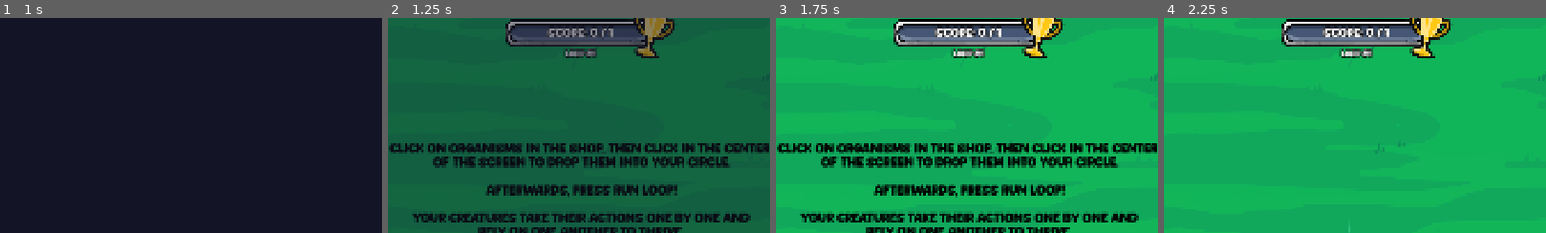
Above: before the commit, frames 1-4 (left to right).
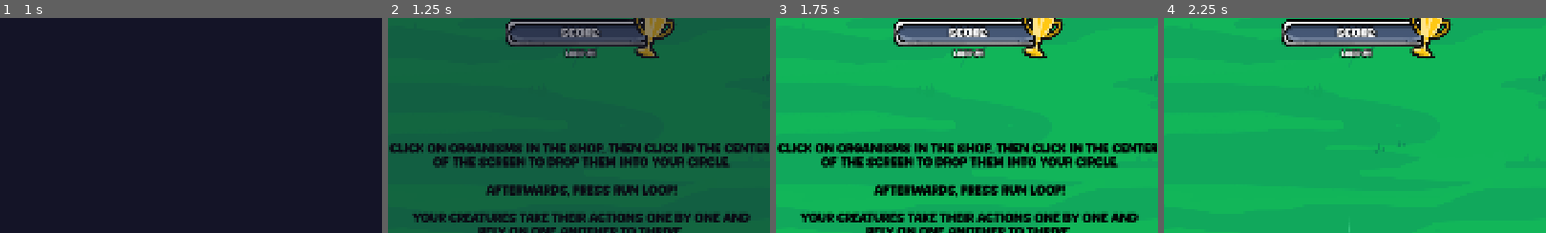
Above: after the commit, the same moments.

Repository: elliotfontaine/gmtk-2025-submission
Game: Godot game, scene res://scenes/main_menu.tscn
Two runs of this game, one before a commit and one after it. Both use one fixed random seed, a clock stepped at 60 frames per second and the inputs below. The engine's default icon, where the game draws it, is replaced by a stand-in: a white triangle on a blue panel in a dark square.
Inputs (mouse positions are % of the whole screen's width and height, from its top left):
- Up to frame 1 (1 s): click "play" at 0.5 s
- Up to frame 2 (1.25 s): no input
- Up to frame 3 (1.75 s): click "Run Loop" at 1.25 s
- Up to frame 4 (2.25 s): click (8, 48) at 2 s
The pictures show only the part of the screen within x 38-88%, y 4-54%; the shares and areas given below are measured in that part.

Frame 1 is identical in both runs. In frame 2, 0.5% of the frame differs, in the area x 41-59%, y 4-9%; in frame 3, 0.7%, in the area x 41-59%, y 3-11%; in frame 4, 0.7%.

Commit message:
score lerp and refactor

Diff:
--- /dev/null
+++ b/scenes/score_bar_container.gd
@@ -0,0 +1,39 @@
+extends CenterContainer
+class_name ScoreBarContainer
+
+@export var score_current :int:
+	set(val):
+		score_current = val
+		_update_display()
+
+@export var score_target :int:
+	set(val):
+		score_target = val
+		_update_display()
+
+var score_display :float
+
+@onready var progress_bar_score: ProgressBar = %ProgressBarScore
+@onready var label_score: Label = %LabelScore
+@onready var animation_player_score_bar: AnimationPlayer = %AnimationPlayerScoreBar
+
+func _update_display() -> void:
+	progress_bar_score.max_value = score_target
+	#label_score.text = "SCORE: %s / %s" % [score_current, score_target]
+	#progress_bar_score.value = score_current
+
+	if score_current >= score_target and score_current != 0:
+		if animation_player_score_bar.assigned_animation not in [&"winning", &"winning_idle"]:
+			animation_player_score_bar.play(&"winning")
+			animation_player_score_bar.queue(&"winning_idle")
+	else:
+		animation_player_score_bar.play(&"RESET", 0.5)
+
+func _process(delta: float) -> void:
+	if score_display != score_current:
+
+		#score_display = score_current
+		score_display = lerp(score_display, float(score_current), 5.0 * delta)
+
+		label_score.text = "SCORE: %s / %s" % [int(score_display), score_target]
+		progress_bar_score.value = int(score_display)
--- a/scenes/world.gd
+++ b/scenes/world.gd
@@ -23,9 +23,7 @@
 
 @onready var camera: Camera2D = %Camera2D
 @onready var floating_creature: Sprite2D = %FloatingCreature
-@onready var label_score: Label = %LabelScore
 @onready var creature_card: CreatureCard = %CreatureCard
-@onready var progress_bar_score: ProgressBar = %ProgressBarScore
 @onready var sfx_player: AudioStreamPlayer = $SFX_Player
 @onready var initial_camera_zoom: float = camera.zoom.x
 @onready var currency_count: Label = %CurrencyCount
@@ -39,7 +37,7 @@
 @onready var labelprevscore: Label = %Labelprevscore
 @onready var h_box_tutorial: HBoxContainer = %HBoxTutorial
 @onready var settings_menu: Control = %SettingsMenu
-@onready var animation_player_score_bar: AnimationPlayer = %AnimationPlayerScoreBar
+@onready var score_bar_container: ScoreBarContainer = %ScoreBarContainer
 
 
 ##placeholder system: length of wait times
@@ -693,7 +691,7 @@
 		labelprevscore.hide()
 	score_current = 0
 	score_target = level * 1 * maxi(level / 3.0, 1) + maxi(0, (level - 2) * 3)
-	progress_bar_score.max_value = score_target
+	score_bar_container.score_target = score_target
 	update_score_display()
 
 	shop_panel.level = level
@@ -702,14 +700,7 @@
 	shop_panel.populate_shop()
 
 func update_score_display() -> void:
-	label_score.text = "SCORE: %s / %s" % [score_current, score_target]
-	progress_bar_score.value = score_current # would be nice to add some lerp to this
-	if score_current >= score_target and score_current != 0:
-		if animation_player_score_bar.assigned_animation not in [&"winning", &"winning_idle"]:
-			animation_player_score_bar.play(&"winning")
-			animation_player_score_bar.queue(&"winning_idle")
-	else:
-		animation_player_score_bar.play(&"RESET", 0.5)
+	score_bar_container.score_current = score_current
 
 #endregion
 
--- a/scenes/world.tscn
+++ b/scenes/world.tscn
@@ -12,6 +12,7 @@
 [ext_resource type="AudioStream" uid="uid://dm5knn6xtsp0n" path="res://assets/audio/sfx/buttons/Click.wav" id="5_w7kh3"]
 [ext_resource type="Texture2D" uid="uid://t4yejuuqutgx" path="res://assets/sprites/ui/money.png" id="8_4mrxx"]
 [ext_resource type="Script" uid="uid://csi3rjnr5grfn" path="res://audio/sound_button.gd" id="10_e3hyu"]
+[ext_resource type="Script" uid="uid://ba8ferkc52442" path="res://scenes/score_bar_container.gd" id="11_7t5mc"]
 [ext_resource type="Texture2D" uid="uid://bpp6y6nm6gyvg" path="res://assets/sprites/ui/large_trophy.png" id="11_dss4m"]
 [ext_resource type="Script" uid="uid://ery8xjes8428" path="res://audio/sound_texture_button.gd" id="11_jhx03"]
 [ext_resource type="Texture2D" uid="uid://ox3x837kbn5s" path="res://assets/sprites/ui/settings_button.png" id="11_o8fc1"]
@@ -23,7 +24,7 @@
 tracks/0/type = "value"
 tracks/0/imported = false
 tracks/0/enabled = true
-tracks/0/path = NodePath("MarginContainer/HBoxContainer/VBoxContainer/ScoreContainer/Sprite2D:rotation")
+tracks/0/path = NodePath("MarginContainer/HBoxContainer/VBoxContainer/ScoreBarContainer/Sprite2D:rotation")
 tracks/0/interp = 1
 tracks/0/loop_wrap = true
 tracks/0/keys = {
@@ -35,7 +36,7 @@
 tracks/1/type = "value"
 tracks/1/imported = false
 tracks/1/enabled = true
-tracks/1/path = NodePath("MarginContainer/HBoxContainer/VBoxContainer/ScoreContainer/Sprite2D:position")
+tracks/1/path = NodePath("MarginContainer/HBoxContainer/VBoxContainer/ScoreBarContainer/Sprite2D:position")
 tracks/1/interp = 1
 tracks/1/loop_wrap = true
 tracks/1/keys = {
@@ -52,7 +53,7 @@
 tracks/0/type = "value"
 tracks/0/imported = false
 tracks/0/enabled = true
-tracks/0/path = NodePath("MarginContainer/HBoxContainer/VBoxContainer/ScoreContainer/Sprite2D:rotation")
+tracks/0/path = NodePath("MarginContainer/HBoxContainer/VBoxContainer/ScoreBarContainer/Sprite2D:rotation")
 tracks/0/interp = 1
 tracks/0/loop_wrap = true
 tracks/0/keys = {
@@ -64,7 +65,7 @@
 tracks/1/type = "value"
 tracks/1/imported = false
 tracks/1/enabled = true
-tracks/1/path = NodePath("MarginContainer/HBoxContainer/VBoxContainer/ScoreContainer/Sprite2D:position")
+tracks/1/path = NodePath("MarginContainer/HBoxContainer/VBoxContainer/ScoreBarContainer/Sprite2D:position")
 tracks/1/interp = 1
 tracks/1/loop_wrap = true
 tracks/1/keys = {
@@ -82,7 +83,7 @@
 tracks/0/type = "value"
 tracks/0/imported = false
 tracks/0/enabled = true
-tracks/0/path = NodePath("MarginContainer/HBoxContainer/VBoxContainer/ScoreContainer/Sprite2D:rotation")
+tracks/0/path = NodePath("MarginContainer/HBoxContainer/VBoxContainer/ScoreBarContainer/Sprite2D:rotation")
 tracks/0/interp = 1
 tracks/0/loop_wrap = true
 tracks/0/keys = {
@@ -94,7 +95,7 @@
 tracks/1/type = "value"
 tracks/1/imported = false
 tracks/1/enabled = true
-tracks/1/path = NodePath("MarginContainer/HBoxContainer/VBoxContainer/ScoreContainer/Sprite2D:position")
+tracks/1/path = NodePath("MarginContainer/HBoxContainer/VBoxContainer/ScoreBarContainer/Sprite2D:position")
 tracks/1/interp = 1
 tracks/1/loop_wrap = true
 tracks/1/keys = {
@@ -239,12 +240,14 @@
 mouse_filter = 2
 theme_override_constants/separation = 6
 
-[node name="ScoreContainer" type="CenterContainer" parent="UI/MarginContainer/HBoxContainer/VBoxContainer"]
+[node name="ScoreBarContainer" type="CenterContainer" parent="UI/MarginContainer/HBoxContainer/VBoxContainer"]
+unique_name_in_owner = true
 layout_mode = 2
 size_flags_horizontal = 6
 size_flags_vertical = 0
-
-[node name="ProgressBarScore" type="ProgressBar" parent="UI/MarginContainer/HBoxContainer/VBoxContainer/ScoreContainer"]
+script = ExtResource("11_7t5mc")
+
+[node name="ProgressBarScore" type="ProgressBar" parent="UI/MarginContainer/HBoxContainer/VBoxContainer/ScoreBarContainer"]
 unique_name_in_owner = true
 custom_minimum_size = Vector2(380, 50)
 layout_mode = 2
@@ -253,7 +256,7 @@
 value = 50.0
 show_percentage = false
 
-[node name="LabelScore" type="Label" parent="UI/MarginContainer/HBoxContainer/VBoxContainer/ScoreContainer"]
+[node name="LabelScore" type="Label" parent="UI/MarginContainer/HBoxContainer/VBoxContainer/ScoreBarContainer"]
 unique_name_in_owner = true
 layout_mode = 2
 theme_override_colors/font_color = Color(1, 1, 1, 1)
@@ -264,9 +267,16 @@
 horizontal_alignment = 1
 vertical_alignment = 1
 
-[node name="Sprite2D" type="Sprite2D" parent="UI/MarginContainer/HBoxContainer/VBoxContainer/ScoreContainer"]
+[node name="Sprite2D" type="Sprite2D" parent="UI/MarginContainer/HBoxContainer/VBoxContainer/ScoreBarContainer"]
 position = Vector2(373, 40)
 texture = ExtResource("11_dss4m")
+
+[node name="AnimationPlayerScoreBar" type="AnimationPlayer" parent="UI/MarginContainer/HBoxContainer/VBoxContainer/ScoreBarContainer"]
+unique_name_in_owner = true
+root_node = NodePath("../../../../..")
+libraries = {
+&"": SubResource("AnimationLibrary_lakw3")
+}
 
 [node name="LabelLoop" type="Label" parent="UI/MarginContainer/HBoxContainer/VBoxContainer"]
 unique_name_in_owner = true
@@ -289,13 +299,6 @@
 theme_override_constants/outline_size = 9
 theme_override_font_sizes/font_size = 20
 text = "previous score: "
-
-[node name="AnimationPlayerScoreBar" type="AnimationPlayer" parent="UI/MarginContainer/HBoxContainer/VBoxContainer"]
-unique_name_in_owner = true
-root_node = NodePath("../../../..")
-libraries = {
-&"": SubResource("AnimationLibrary_lakw3")
-}
 
 [node name="ButtonAdd" type="Button" parent="UI/MarginContainer/HBoxContainer"]
 visible = false
Not shown, added: scenes/score_bar_container.gd.uid
Not shown: 1 places in scenes/world.tscn that only renumber resources
